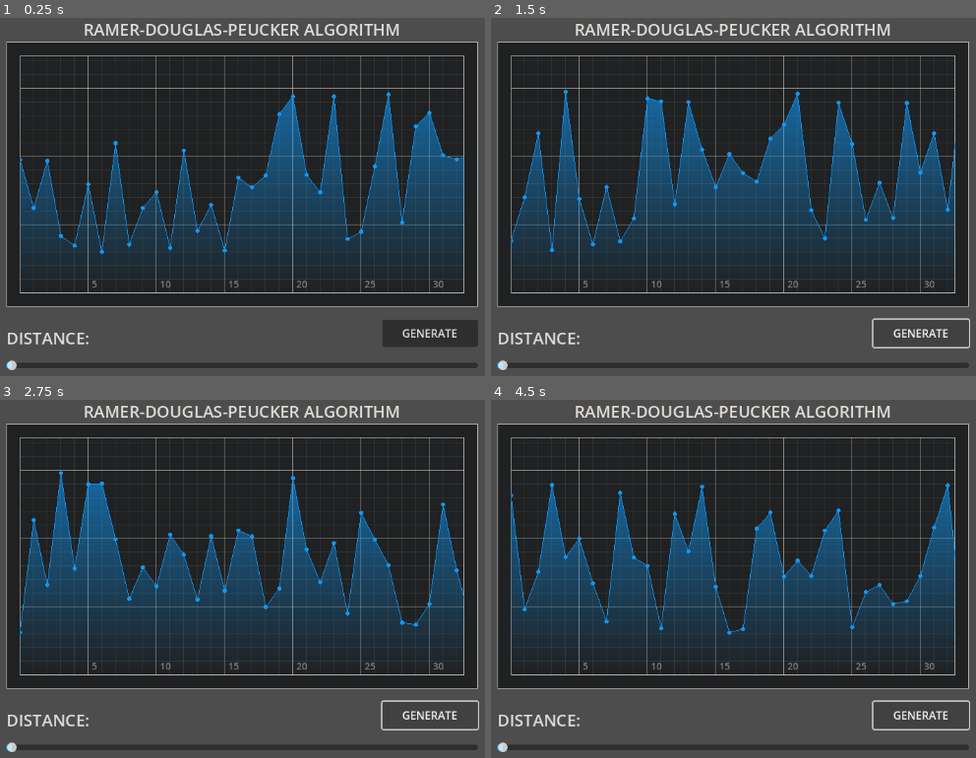
Above: before the commit, frames 1-4 (two rows, left to right).
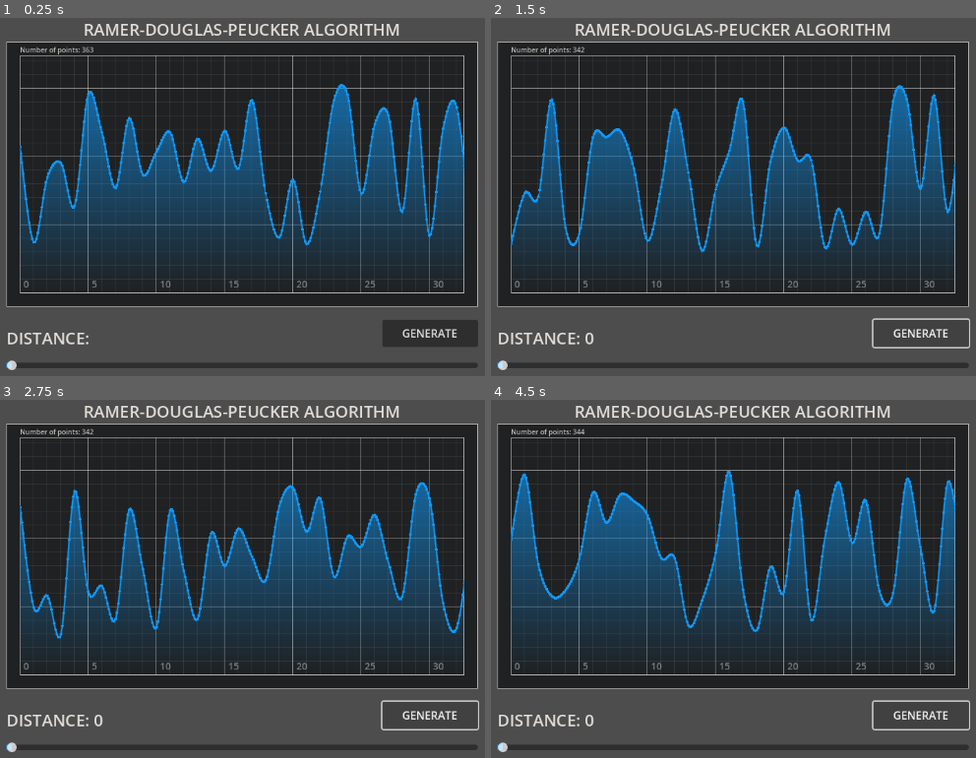
Above: after the commit, the same moments.

Repository: Scrawach/rdp
Game: Godot game, scene res://example/ramer_douglas_peucker_example.tscn
The game is run twice, just before and just after one commit, with the same random seed, the same clock (stepped at 60 frames per second) and the same inputs. The project has no main scene, so this scene is started directly.
Inputs:
- Up to frame 1 (0.25 s): no input
- Up to frame 2 (1.5 s): click "GENERATE" at 0.5 s; click "GENERATE" at 1.25 s
- Up to frame 3 (2.75 s): click "GENERATE" at 2 s
- Up to frame 4 (4.5 s): tap Enter at 2.75, 4.25 s; tap Space at 3.5 s

The runs differ from the first frame. In frame 1, 16% of the frame differs, in the area x 4-96%, y 7-76%; in frame 2, 15%; in frame 3, 13%; in frame 4, 16%, in the area x 4-96%, y 7-92%.

Commit message:
implemented label with number of points, clean up code and a little bit refactoring

Diff:
--- a/src/rdp/core/RamerDouglasPeucker.gd
+++ b/src/rdp/core/RamerDouglasPeucker.gd
@@ -4,33 +4,33 @@
 # Reduce number of points in array using Ramer-Douglas-Peucker algorithm
 # Ramer-Douglas-Peucker algorithm: https://en.wikipedia.org/wiki/Ramer%E2%80%93Douglas%E2%80%93Peucker_algorithm
 static func calculate(points: PackedVector2Array, epsilon: float) -> PackedVector2Array:
-    if points.size() < 3:
-        return points
-    var epsilon_squared = pow(epsilon, 2)
-    return _simplify(points, 0, points.size() - 1, epsilon_squared)
+	if points.size() < 3:
+		return points
+	var epsilon_squared = pow(epsilon, 2)
+	return _simplify(points, 0, points.size() - 1, epsilon_squared)
 
 # Recursive calculation
 static func _simplify(points: PackedVector2Array, start: int, end: int, epsilon_squared: float) -> PackedVector2Array:
-    var max_distance_squared = 0
-    var index = 0
+	var max_distance_squared = 0
+	var index = 0
 
-    for i in range(start, end + 1):
-        var distance = _perpendicular_squared(points[i], points[start], points[end])
-        if distance > max_distance_squared:
-            max_distance_squared = distance
-            index = i
+	for i in range(start, end + 1):
+		var distance = _perpendicular_squared(points[i], points[start], points[end])
+		if distance > max_distance_squared:
+			max_distance_squared = distance
+			index = i
 
-    if max_distance_squared > epsilon_squared:
-        var result_1 = _simplify(points, start, index, epsilon_squared)
-        var result_2 = _simplify(points, index, end, epsilon_squared)
-        var sum = result_1.slice(0, result_1.size() - 1) + result_2
-        return sum
-    else:
-        return PackedVector2Array([points[start], points[end]])
+	if max_distance_squared <= epsilon_squared:
+		return PackedVector2Array([points[start], points[end]])
+
+	var result_1 = _simplify(points, start, index, epsilon_squared)
+	var result_2 = _simplify(points, index, end, epsilon_squared)
+	var sum = result_1.slice(0, result_1.size() - 1) + result_2
+	return sum
 
 static func _perpendicular_squared(target: Vector2, p1: Vector2, p2: Vector2) -> float:
-    var to_target = target - p1
-    var to_end = p2 - p1
-    var project = to_target.project(to_end)
-    var distance = to_target.length_squared() - project.length_squared()
-    return distance
+	var to_target = target - p1
+	var to_end = p2 - p1
+	var project = to_target.project(to_end)
+	var distance = to_target.length_squared() - project.length_squared()
+	return distance
--- a/src/rdp/example/Example.gd
+++ b/src/rdp/example/Example.gd
@@ -3,17 +3,23 @@
 
 @onready var plot: Plot = get_node("Example/Background Panel/Foreground Panel/Plot")
 @onready var distance_field: Label = get_node("Input Panel/Distance Label")
+@onready var number_of_points: Label = get_node("Example/Background Panel/Number Of Point Label")
 
 var previous_distance: float
 
 func _ready() -> void:
-    plot.generate()
+	plot.generate()
+	_update_number_of_points()
 
 func _on_distance_slider_value_changed(distance: float) -> void:
-    plot.simplify(distance)
-    previous_distance = distance
-    distance_field.text = "Distance: %s" % [distance]
+	plot.simplify(distance)
+	previous_distance = distance
+	distance_field.text = "Distance: %s" % [distance]
+	_update_number_of_points()
 
 func _on_generate_button_pressed() -> void:
-    plot.generate()
-    plot.simplify(previous_distance)
+	plot.generate()
+	_on_distance_slider_value_changed(previous_distance)
+
+func _update_number_of_points() -> void:
+	number_of_points.text = "Number of points: %s" % plot.simplified_points.size()
--- a/src/rdp/example/Plot.gd
+++ b/src/rdp/example/Plot.gd
@@ -1,9 +1,11 @@
 extends Control
 class_name Plot
 
-const points_borders: Vector2 = Vector2(3, 15)
-const primary_grid_step: Vector2 = Vector2(100, 100)
-const pixels_per_step: Vector2 = Vector2(20, 20)
+const POINTS_BORDER: Vector2 = Vector2(3, 15)
+const SPLINE_DENSITY: float = 10.0
+
+const PRIMARY_GRID_STEP: Vector2 = Vector2(20, 20)
+const SECONDARY_GRID_STEP: Vector2 = Vector2(100, 100)
 
 @export var primary_grid_color: Color
 @export var secondary_grid_color: Color
@@ -13,77 +15,68 @@
 var simplified_points: PackedVector2Array
 
 func simplify(distance: float) -> void:
-    simplified_points = RamerDouglasPeucker.calculate(chart_points, distance)
-    queue_redraw()
+	simplified_points = RamerDouglasPeucker.calculate(chart_points, distance)
+	queue_redraw()
 
 func generate() -> void:
-    chart_points = _generate(ceil(size.x / pixels_per_step.x) + 1, points_borders)
-    simplified_points = chart_points
-    queue_redraw()
+	var amount_of_points: int = ceil(size.x / PRIMARY_GRID_STEP.x) + 1
+	chart_points = PointGenerator.generate_splined(amount_of_points, POINTS_BORDER, SPLINE_DENSITY)
+	simplified_points = chart_points
+	queue_redraw()
 
 func _draw() -> void:
-    _draw_grid(primary_grid_step, primary_grid_color)
-    _draw_grid(pixels_per_step, secondary_grid_color)
-    _draw_grid_numbers(primary_grid_step, primary_grid_color, FontVariation.new(), 14)
+	_draw_grid(SECONDARY_GRID_STEP, primary_grid_color)
+	_draw_grid(PRIMARY_GRID_STEP, secondary_grid_color)
+	_draw_grid_numbers(SECONDARY_GRID_STEP, primary_grid_color, FontVariation.new(), 14)
 
-    if chart_points.size() > 1:
-        _draw_chart(simplified_points, chart_color)
+	if chart_points.size() > 1:
+		_draw_chart(simplified_points, chart_color)
 
 func _draw_grid(step: Vector2, color: Color) -> void:
-    var x = step.x
-    while x < size.x:
-        draw_line(Vector2(x, 0), Vector2(x, size.y), color)
-        x += step.x
+	var x = step.x
+	while x < size.x:
+		draw_line(Vector2(x, 0), Vector2(x, size.y), color)
+		x += step.x
 
-    var y = size.y
-    while y > 0:
-        draw_line(Vector2(0, y), Vector2(size.x, y), color)
-        y -= step.y
+	var y = size.y
+	while y > 0:
+		draw_line(Vector2(0, y), Vector2(size.x, y), color)
+		y -= step.y
 
 func _draw_grid_numbers(step: Vector2, color: Color, font: Font, font_size: int) -> void:
-    const line_offset: int = 5
+	const line_offset: int = 5
 
-    var x = step.x
-    while x < size.x:
-        var text = str(int(x / pixels_per_step.x))
-        var point = Vector2(x + line_offset, size.y - font_size / 2.0)
-        draw_string(font, point, text, HORIZONTAL_ALIGNMENT_LEFT, -1, font_size, color)
-        x += step.x
+	var x = 0
+	while x < size.x:
+		var text = str(int(x / PRIMARY_GRID_STEP.x))
+		var point = Vector2(x + line_offset, size.y - font_size / 2.0)
+		draw_string(font, point, text, HORIZONTAL_ALIGNMENT_LEFT, -1, font_size, color)
+		x += step.x
 
 func _draw_chart(points: PackedVector2Array, color: Color) -> void:
-    var render_pixel_points := PackedVector2Array()
+	var render_pixel_points := PackedVector2Array()
 
-    for point in points:
-        var pixel_point = point * pixels_per_step
-        pixel_point.y = size.y - pixel_point.y
-        render_pixel_points.push_back(pixel_point)
-        draw_circle(pixel_point, 3, color)
+	for point in points:
+		var pixel_point = point * PRIMARY_GRID_STEP
+		pixel_point.y = size.y - pixel_point.y
+		render_pixel_points.push_back(pixel_point)
+		draw_circle(pixel_point, 2, color)
 
-    draw_polyline(render_pixel_points, color, -1, false)
-    _draw_chart_background(render_pixel_points, color, size.y, 0.7)
+	draw_polyline(render_pixel_points, color, 1, true)
+	_draw_chart_background(render_pixel_points, color, size.y, 0.7)
 
 func _draw_chart_background(points: PackedVector2Array, color: Color, max_height: float, gradient_strength: float) -> void:
-    var polygon := PackedVector2Array()
+	var polygon := PackedVector2Array()
 
-    polygon.append(Vector2(0, size.y))
-    polygon.append_array(points)
-    polygon.append(Vector2(points[-1].x, size.y))
+	polygon.append(Vector2(0, size.y))
+	polygon.append_array(points)
+	polygon.append(Vector2(points[-1].x, size.y))
 
-    var colors := PackedColorArray()
-    for point in polygon:
-        var computed = color
-        var progress = 1 - point.y / (max_height)
-        computed.a *= progress * gradient_strength
-        colors.push_back(computed)
+	var colors := PackedColorArray()
+	for point in polygon:
+		var computed = color
+		var progress = 1 - point.y / (max_height)
+		computed.a *= progress * gradient_strength
+		colors.push_back(computed)
 
-    draw_polygon(polygon, colors)
-
-func _generate(amount: int, bounds: Vector2) -> PackedVector2Array:
-    var random := RandomNumberGenerator.new()
-    var result := PackedVector2Array()
-
-    for i in amount:
-        var value = random.randf_range(bounds.x, bounds.y)
-        result.push_back(Vector2(i, value))
-
-    return result
+	draw_polygon(polygon, colors)
--- /dev/null
+++ b/src/rdp/example/PointGenerator.gd
@@ -0,0 +1,30 @@
+extends RefCounted
+class_name PointGenerator
+
+static func generate_splined(amount: int, bound: Vector2, density: float) -> PackedVector2Array:
+	return _splined_points(generate(amount, bound), density)
+
+static func generate(amount: int, bounds: Vector2) -> PackedVector2Array:
+	var random := RandomNumberGenerator.new()
+	var result := PackedVector2Array()
+
+	for i in amount:
+		var value = random.randf_range(bounds.x, bounds.y)
+		result.push_back(Vector2(i, value))
+
+	return result
+
+static func _splined_points(points: PackedVector2Array, density: float) -> PackedVector2Array:
+	var spline_points := PackedVector2Array()
+	var local_points := PackedVector2Array(points)
+
+	var p1 := local_points[0]
+	var p2 := local_points[-1]
+	local_points.insert(0, p1)
+	local_points.push_back(p2)
+
+	for p in range(1, local_points.size() - 2, 1):
+		for f in range(0, density + 1, 1):
+			spline_points.append(local_points[p].cubic_interpolate(local_points[p + 1], local_points[p - 1], local_points[p + 2], f / density))
+
+	return spline_points
--- a/src/rdp/example/ramer_douglas_peucker_example.tscn
+++ b/src/rdp/example/ramer_douglas_peucker_example.tscn
@@ -88,6 +88,20 @@
 secondary_grid_color = Color(0.89, 0.87, 0.85, 0.1)
 chart_color = Color(0.0627451, 0.596078, 0.968627, 1)
 
+[node name="Number Of Point Label" type="Label" parent="Example/Background Panel"]
+layout_mode = 1
+anchors_preset = -1
+anchor_right = 1.0
+anchor_bottom = 1.0
+offset_left = 20.0
+offset_top = 5.0
+offset_right = -20.0
+grow_horizontal = 2
+grow_vertical = 2
+theme_override_colors/font_color = Color(0.890196, 0.870588, 0.85098, 0.823529)
+theme_override_font_sizes/font_size = 10
+text = "Number of points = 380"
+
 [node name="Input Panel" type="Control" parent="."]
 layout_mode = 1
 anchor_left = 0.2
@@ -110,7 +124,7 @@
 theme = SubResource("Theme_mentq")
 theme_override_styles/grabber_area = SubResource("StyleBoxFlat_ydn4m")
 theme_override_styles/grabber_area_highlight = SubResource("StyleBoxFlat_t11p0")
-max_value = 10.0
+max_value = 1.0
 step = 0.001
 
 [node name="Distance Label" type="Label" parent="Input Panel"]
